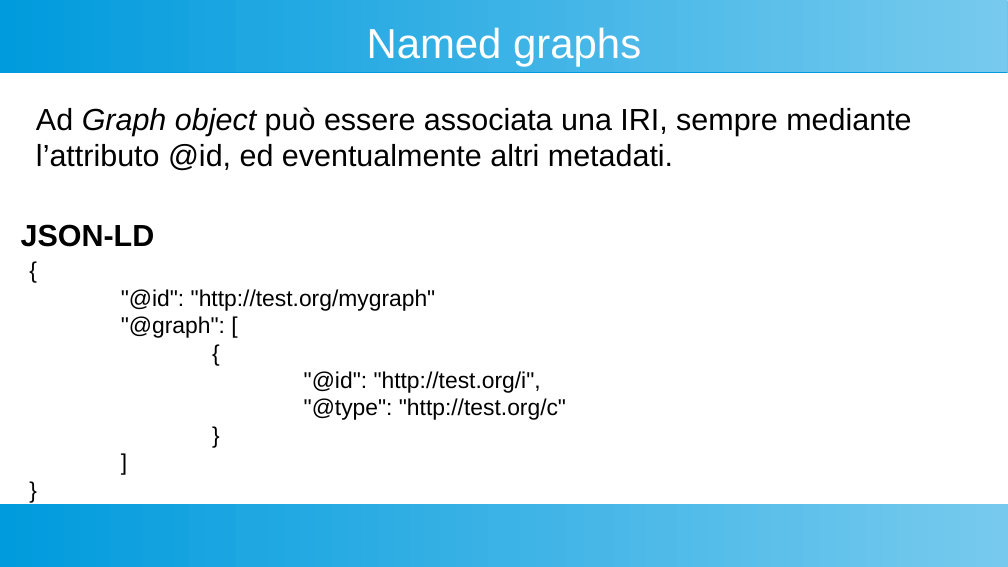
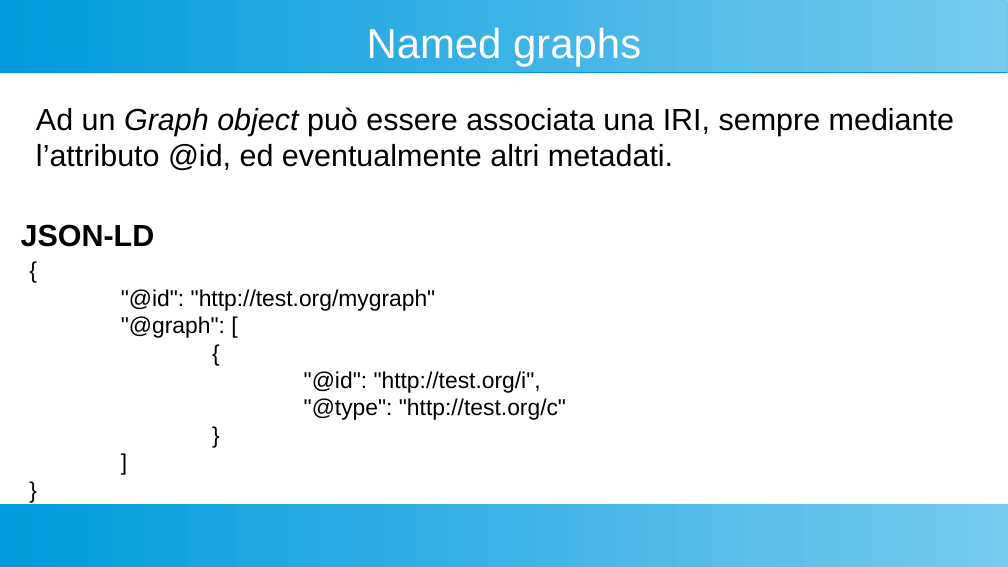
Before and after one commit to cristianolongoodhl/courses, a slide deck: slide 37 of ActivityPubMiniWorkshop/miniActivityPub.odp. Drawn at 1008x567 pixels with LibreOffice and Linux fonts; fonts in the diff are those of the drawing. Boxes give left, top, right and bottom in pixels: in the first picture for what was removed or moved away, otherwise in the second. Text is boxed around its words. In the diff, an @@ line names an element or a change of style, - is before the commit and + after.

```diff
--- a/ActivityPubMiniWorkshop/miniActivityPub.odp
+++ b/ActivityPubMiniWorkshop/miniActivityPub.odp
@@ text at box(36, 107, 954, 171): text changed @@
-Ad Graph object può essere associata una IRI, sempre mediante l’attributo @id, ed eventualmente altri metadati.
+Ad un Graph object può essere associata una IRI, sempre mediante l’attributo @id, ed eventualmente altri metadati.
```
Also in this commit, not shown: 1 slide added, 2 slides removed, 1 other file.
